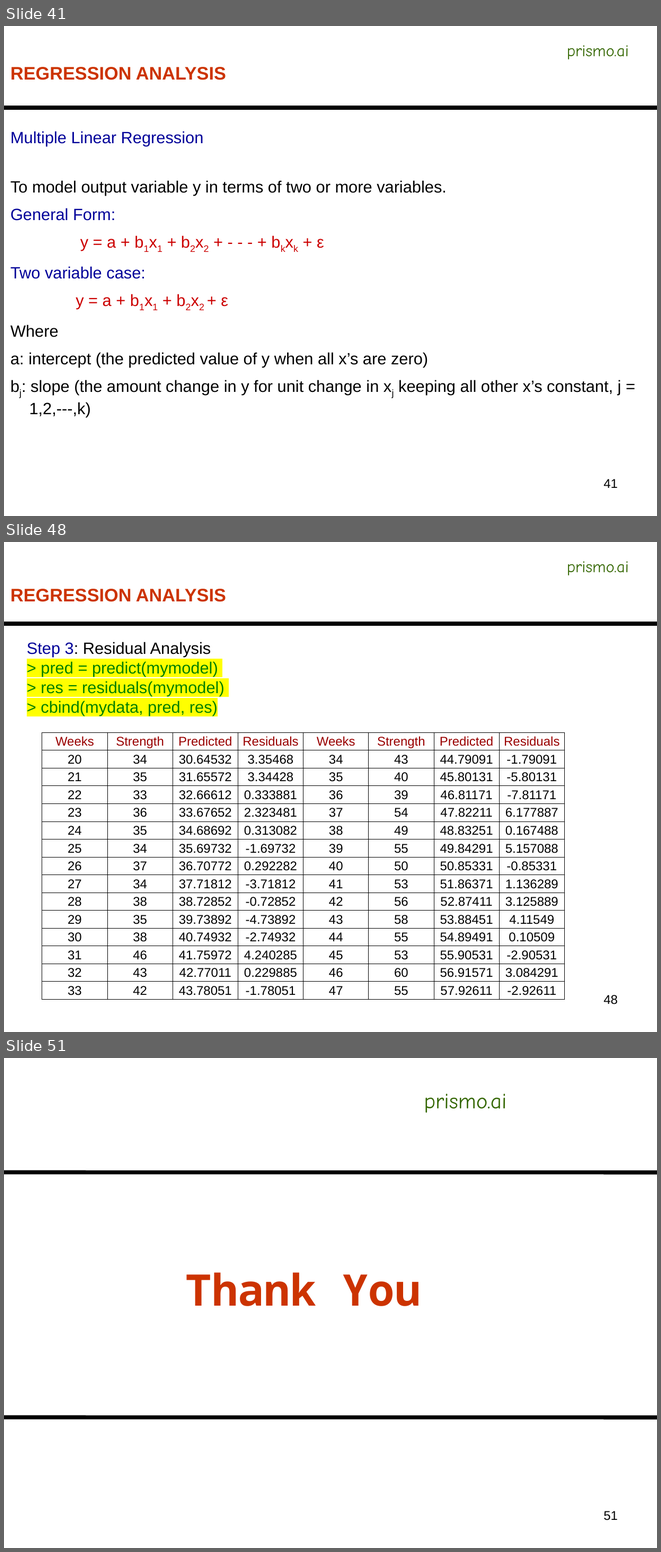
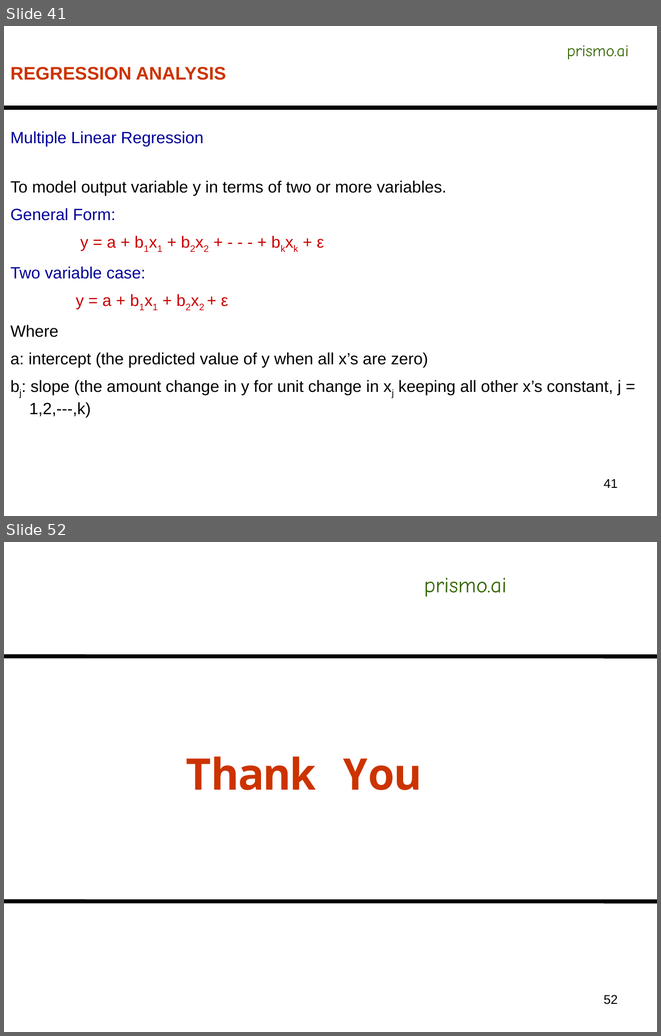
Before and after one commit to AnirbanDatta87/Python, a slide deck: Concepts/C12 - Predictive Modeling/Business_Forecasting_Module1.pptx. Shown one above the other, each under a label of ours: slides 41, 48 and 51 before the commit, slides 41 and 52 after it; the slides between them are not shown. The pictures are 661x1552 and 661x1036 pixels, drawn with LibreOffice and Linux fonts; fonts in the diff are those of the drawing. Boxes give left, top, right and bottom in pixels: in the first picture for what was removed or moved away, otherwise in the second. Text is boxed around its words. In the diff, an @@ line names an element or a change of style, - is before the commit and + after.

```diff
--- a/Concepts/C12 - Predictive Modeling/Business_Forecasting_Module1.pptx
+++ b/Concepts/C12 - Predictive Modeling/Business_Forecasting_Module1.pptx
@@ slide 48 removed at box(4, 542, 657, 1032), background #FFFFFF @@
@@ text removed at box(567, 561, 629, 575) @@
-prismo.ai
@@ text removed at box(10, 589, 226, 602) @@
-REGRESSION ANALYSIS
@@ line removed from (4, 624) to (657, 624) @@
@@ text removed at box(27, 642, 224, 715) @@
-Step 3: Residual Analysis
-> pred = predict(mymodel)
-> res = residuals(mymodel)
-> cbind(mydata, pred, res)
@@ table removed at box(42, 733, 564, 999), 15 rows, 8 columns @@
-Weeks | Strength | Predicted | Residuals | Weeks | Strength | Predicted | Residuals
-20 | 34 | 30.64532 | 3.35468 | 34 | 43 | 44.79091 | -1.79091
-21 | 35 | 31.65572 | 3.34428 | 35 | 40 | 45.80131 | -5.80131
-22 | 33 | 32.66612 | 0.333881 | 36 | 39 | 46.81171 | -7.81171
-23 | 36 | 33.67652 | 2.323481 | 37 | 54 | 47.82211 | 6.177887
-24 | 35 | 34.68692 | 0.313082 | 38 | 49 | 48.83251 | 0.167488
-25 | 34 | 35.69732 | -1.69732 | 39 | 55 | 49.84291 | 5.157088
-26 | 37 | 36.70772 | 0.292282 | 40 | 50 | 50.85331 | -0.85331
-27 | 34 | 37.71812 | -3.71812 | 41 | 53 | 51.86371 | 1.136289
-28 | 38 | 38.72852 | -0.72852 | 42 | 56 | 52.87411 | 3.125889
-29 | 35 | 39.73892 | -4.73892 | 43 | 58 | 53.88451 | 4.11549
-30 | 38 | 40.74932 | -2.74932 | 44 | 55 | 54.89491 | 0.10509
-31 | 46 | 41.75972 | 4.240285 | 45 | 53 | 55.90531 | -2.90531
-32 | 43 | 42.77011 | 0.229885 | 46 | 60 | 56.91571 | 3.084291
-33 | 42 | 43.78051 | -1.78051 | 47 | 55 | 57.92611 | -2.92611
@@ page number removed at box(603, 995, 618, 1004) @@
-48
@@ what was slide 51 is now slide 52 @@
@@ page number at box(603, 995, 618, 1004): text changed @@
-51
+52
```
Also in this commit, not shown: 4 slides changed, 6 slides added, 4 other slides removed, 21 other files.
